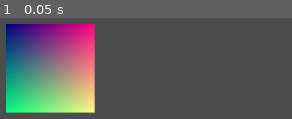
Above: before the commit, frame 1.
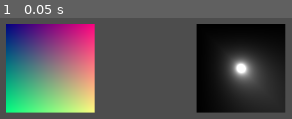
Above: after the commit, the same moment.

Repository: nonchang-net/20231002_godot_shader_tests
Game: Godot game, scene res://node_2d.tscn
Two runs of this game, one before a commit and one after it. Both use one fixed random seed, a clock stepped at 60 frames per second and the inputs below. The project has no main scene, so this scene is started directly. The engine's default icon, where the game draws it, is replaced by a stand-in: a white triangle on a blue panel in a dark square.
Inputs:
- Up to frame 1 (0.05 s): no input

The runs differ from the first frame. In frame 1, 24% of the frame differs, in the area x 67-98%, y 5-95%.

Commit message:
add radius shader

Diff:
--- /dev/null
+++ b/3_radius.gdshader
@@ -0,0 +1,7 @@
+shader_type canvas_item;
+
+void fragment() {
+	vec2 c = (UV.xy * 2.0 - 1.0) / min(UV.x, UV.y);
+	float l = 0.2 / length(c);
+	COLOR = vec4(vec3(l), 1.0);
+}
--- a/node_2d.tscn
+++ b/node_2d.tscn
@@ -1,25 +1,34 @@
-[gd_scene load_steps=6 format=3 uid="uid://dsv2qvocdkeek"]
+[gd_scene load_steps=8 format=3 uid="uid://dsv2qvocdkeek"]
 
-[ext_resource type="Shader" path="res://2d_test1.gdshader" id="1_utygo"]
+[ext_resource type="Shader" path="res://1_UV_Color.gdshader" id="1_pr5v8"]
 [ext_resource type="Texture2D" uid="uid://cd56qovg785j" path="res://icon.svg" id="2_mlpco"]
-[ext_resource type="Shader" path="res://2d_test2_anim.gdshader" id="3_ualep"]
+[ext_resource type="Shader" path="res://2_animation_UV_Color.gdshader" id="3_v24fl"]
+[ext_resource type="Shader" path="res://3_radius.gdshader" id="4_u7s1m"]
 
 [sub_resource type="ShaderMaterial" id="ShaderMaterial_sdulh"]
-shader = ExtResource("1_utygo")
+shader = ExtResource("1_pr5v8")
 
 [sub_resource type="ShaderMaterial" id="ShaderMaterial_518ul"]
-shader = ExtResource("3_ualep")
+shader = ExtResource("3_v24fl")
+
+[sub_resource type="ShaderMaterial" id="ShaderMaterial_egdvb"]
+shader = ExtResource("4_u7s1m")
 
 [node name="Node2D" type="Node2D"]
 
-[node name="Sprite2D UI Color" type="Sprite2D" parent="."]
+[node name="1 UV Color" type="Sprite2D" parent="."]
 material = SubResource("ShaderMaterial_sdulh")
 position = Vector2(120, 97)
 texture = ExtResource("2_mlpco")
 
-[node name="Sprite2D - animation UV Color" type="Sprite2D" parent="."]
+[node name="2 animation UV Color" type="Sprite2D" parent="."]
 visible = false
 material = SubResource("ShaderMaterial_518ul")
 position = Vector2(310.5, 128)
 scale = Vector2(1.49219, 1.48438)
 texture = ExtResource("2_mlpco")
+
+[node name="3 Radius (errored)" type="Sprite2D" parent="."]
+material = SubResource("ShaderMaterial_egdvb")
+position = Vector2(395, 97)
+texture = ExtResource("2_mlpco")
Renamed: 2d_test1.gdshader -> 1_UV_Color.gdshader
Renamed: 2d_test2_anim.gdshader -> 2_animation_UV_Color.gdshader
